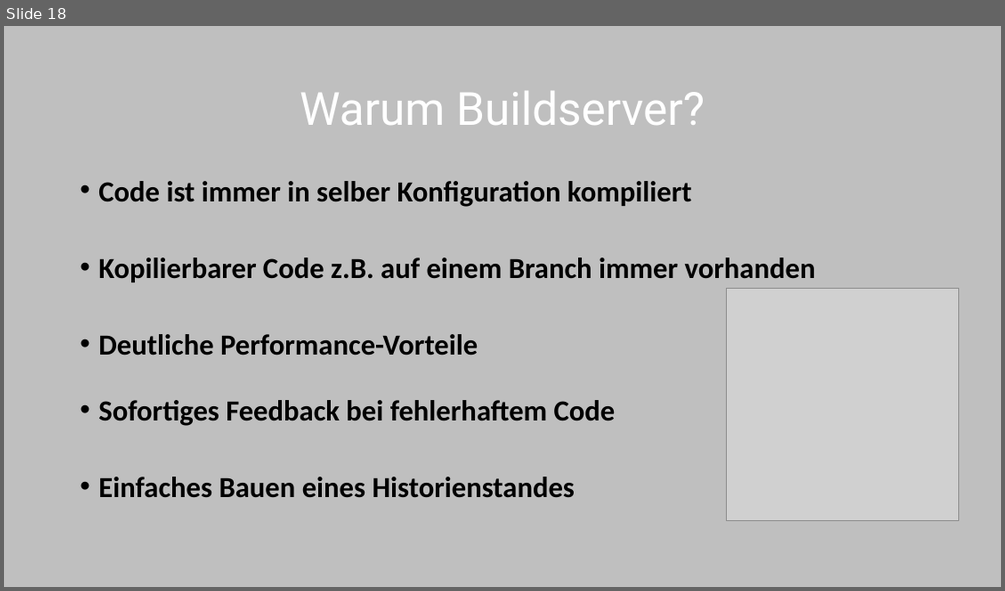
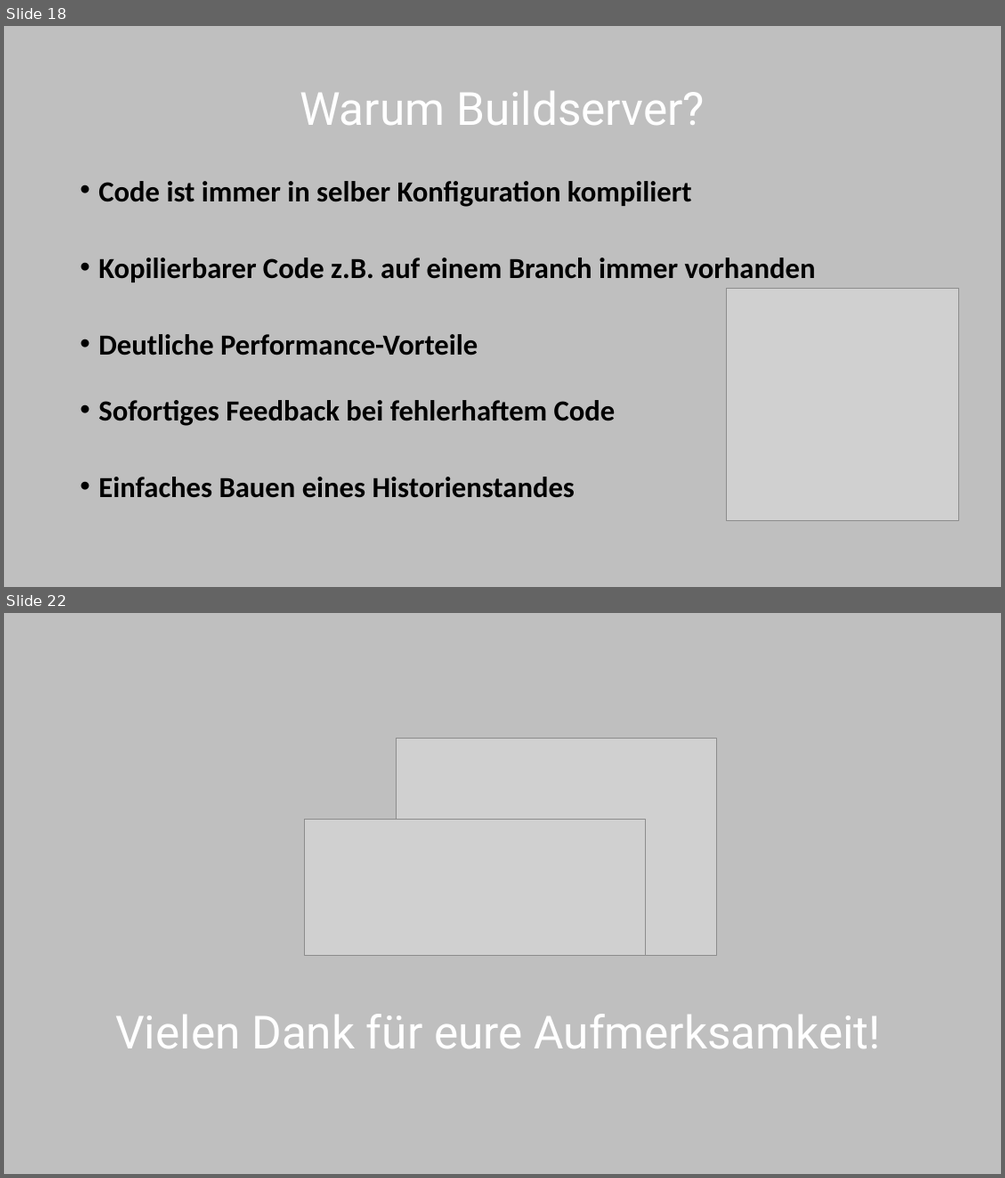
Before and after one commit to SvnGpsk/SchulungBS14, a slide deck: Abgabe/Schulungspräsentation.pptx. Shown one above the other, each under a label of ours: slide 18 before the commit, slides 18 and 22 after it; the slides between them are not shown. The pictures are 1005x591 and 1005x1178 pixels, drawn with LibreOffice and Linux fonts; fonts in the diff are those of the drawing; grey boxes stand for pictures. Boxes give left, top, right and bottom in pixels: in the first picture for what was removed or moved away, otherwise in the second. Text is boxed around its words. In the diff, an @@ line names an element or a change of style, - is before the commit and + after.

```diff
--- a/Abgabe/Schulungspräsentation.pptx
+++ b/Abgabe/Schulungspräsentation.pptx
@@ slide 22 added at box(4, 613, 1001, 1174), background #BFBFBF @@
@@ picture added at box(396, 738, 718, 956) @@
@@ picture added at box(305, 819, 646, 957) @@
@@ text added at box(115, 1013, 881, 1048), 44 pt, text #FFFFFF @@
+Vielen Dank für eure Aufmerksamkeit!
```
Also in this commit, not shown: 3 other slides added.
